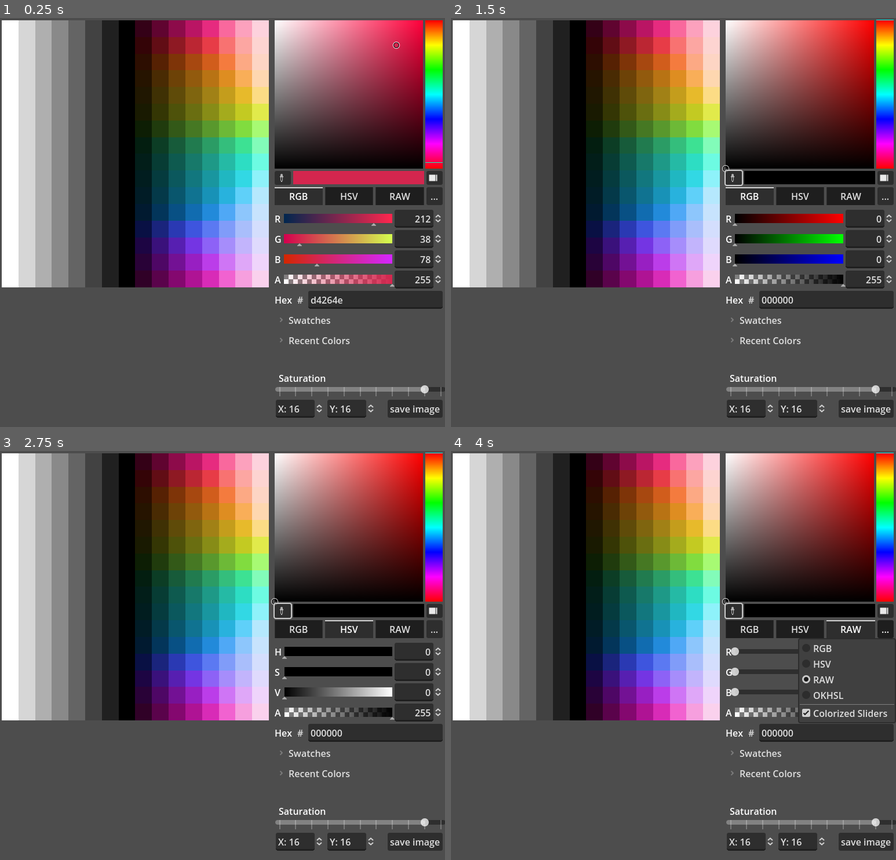
Above: before the commit, frames 1-4 (two rows, left to right).
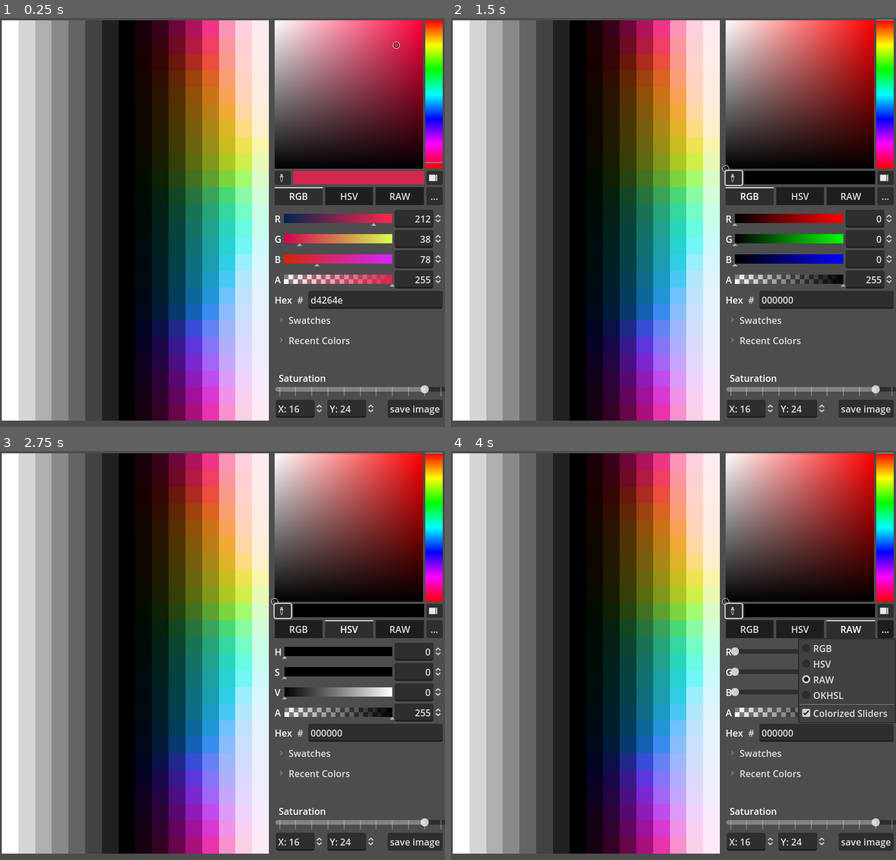
Above: after the commit, the same moments.

Repository: my-ijet/genearate_palette
Game: Godot game, scene res://control.tscn
Same seed, same stepped clock (60 frames per second), same inputs: the game is played once before the commit and once after it.
Inputs (mouse positions are in pixels of both pictures, inside the frame that each line leads up to):
- Up to frame 1 (0.25 s): no input
- Up to frame 2 (1.5 s): click (735, 177) at 0.5 s; click "RGB" at 1.25 s
- Up to frame 3 (2.75 s): click "HSV" at 2 s
- Up to frame 4 (4 s): click "RAW" at 2.75 s; click "..." at 3.5 s

The runs differ from the first frame. In frame 1, 35% of the frame differs, in the area x 0-79%, y 0-99%; in frame 2, 35%; in frame 3, 35%; in frame 4, 35%.

Commit message:
some fixes to light component

Diff:
--- a/control.tscn
+++ b/control.tscn
@@ -15,7 +15,7 @@
 var light_v :PackedFloat64Array= []
 
 func _ready() -> void:
-	dimension.x = 8; dimension.y = 16;
+	dimension.x = 8; dimension.y = 24;
 	img = Image.create(dimension.x*2, dimension.y, false,Image.FORMAT_RGB8)
 	gen_values(); gen_image()
 
@@ -30,9 +30,16 @@
 	for y in range(0,dimension.y):
 		hue_v.append(y * (1.0/dimension.y))
 
-	for x in range(1,dimension.x+1):
-		#print(x * (1.0/9))
-		light_v.append(x * (1.0/(dimension.x+1)))
+	#for x in range(1,dimension.x+1):
+		#light_v.append(x * (1.0/(dimension.x+1)))
+	light_v.append(.05)
+	light_v.append(.114583)
+	light_v.append(.25)
+	light_v.append(.416667)
+	light_v.append(.583333)
+	light_v.append(.75)
+	light_v.append(.8854167)
+	light_v.append(.95)
 
 func gen_image():
 	for x in range(0, dimension.x):
@@ -145,7 +152,7 @@
 offset_right = 648.062
 offset_bottom = 690.0
 step = 2.0
-value = 16.0
+value = 24.0
 rounded = true
 allow_greater = true
 prefix = "Y:"
